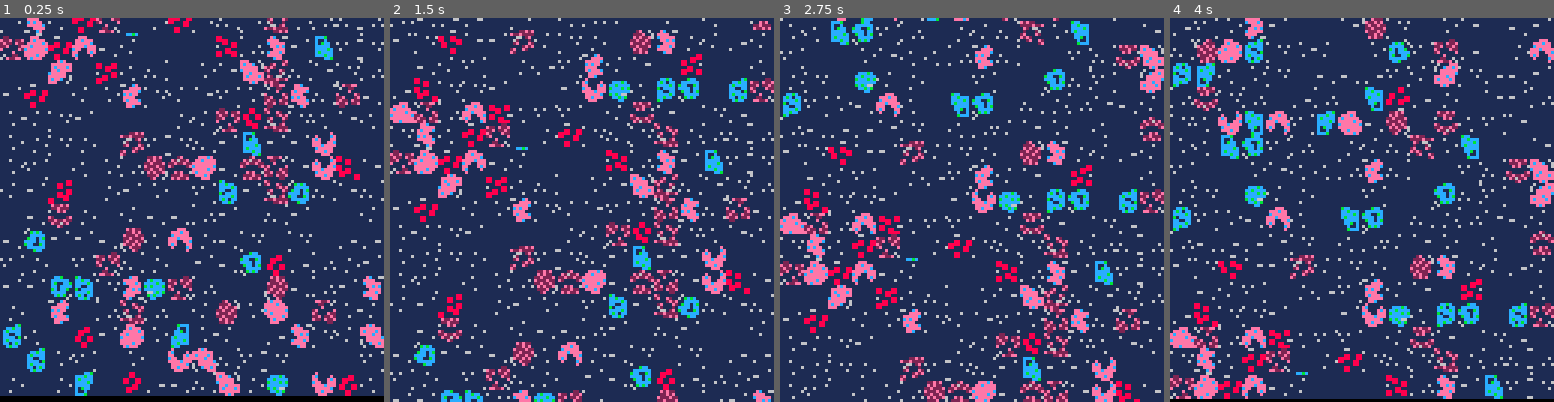
Above: before the commit, frames 1-4 (left to right).
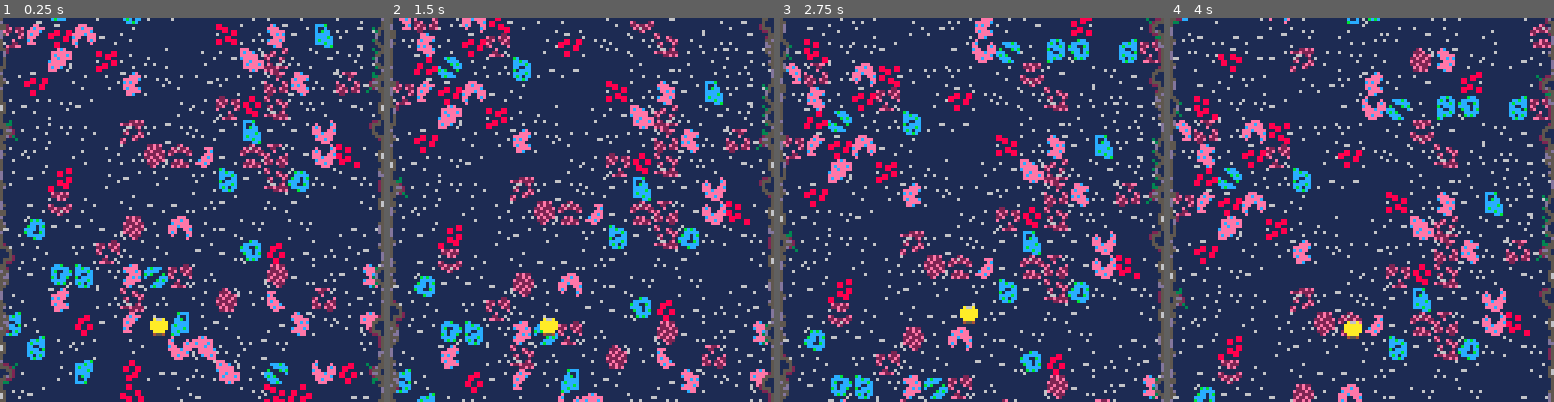
Above: after the commit, the same moments.

Repository: Mister-Oatbread/pico8_drg_game
Game: PICO-8 cartridge drg.p8
Same seed, same stepped clock (60 frames per second), same inputs: the game is played once before the commit and once after it.
Inputs:
- Up to frame 1 (0.25 s): no input
- Up to frame 2 (1.5 s): tap X (X key) at 0.33, 1.07 s; tap O (Z key) at 0.7 s
- Up to frame 3 (2.75 s): hold Right 1.6-2.1 s; tap O (Z key) at 1.7, 2.1, 2.5 s; tap X (X key) at 1.85 s; hold Up 2.15-2.42 s; hold Right from 2.47 s (still down)
- Up to frame 4 (4 s): tap O (Z key) at 2.9, 3.3, 3.7 s; tap X (X key) at 2.97 s; release Right at 3.03 s; hold Left 3.08-3.58 s; hold Down 3.63-3.97 s

The runs differ from the first frame. In frame 1, 31% of the frame differs, in the area x 0-100%, y 0-100%; in frame 2, 33%; in frame 3, 33%; in frame 4, 34%.

Commit message:
added walls, and collisions with walls seem to work

Diff:
--- a/drg.p8
+++ b/drg.p8
@@ -101,3 +101,6 @@
 
 
 
+__gff__
+0000000000000000000000000000000000000000000000000000000000000000000000000000000000000000000000000000000000000000000000000000000001010001010101010100000000010100010100010101010101000000000101000101000101010101010000000000000001010001010101010100000000000000
+0000000000000000000000000000000000000000000000000000000000000000000000000000000000000000000000000000000000000000000000000000000000000000000000000000000000000000000000000000000000000000000000000000000000000000000000000000000000000000000000000000000000000000
--- a/main.lua
+++ b/main.lua
@@ -1,15 +1,18 @@
 
 
 function _init()
-    initialize_map()
+    initialize_map();
+    initialize_player();
 end
 
 function _update()
     update_map();
+    move_player();
 end
 
 function _draw()
     cls();
     camera(101,101);
     draw_map();
+    draw_player();
 end
--- a/map.lua
+++ b/map.lua
@@ -23,6 +23,22 @@
     };
 end
 
+-- takes x,y coord and creates a random wall sprite with random x flip and
+-- according orientation for wall
+function _produce_wall_entity(x_coord, y_coord)
+    x_flip = x_coord > 140;
+    y_flip = rnd(2) < 1;
+
+    local sprite = wall_sprites[flr(rnd(#wall_sprites))+1];
+    return {
+        sprite=sprite,
+        x_coord=x_coord,
+        y_coord=y_coord,
+        x_flip=x_flip,
+        y_flip=y_flip,
+    };
+end
+
 -- initialize map
 function initialize_map()
     -- catalogue all sprites and infrastructure
@@ -35,23 +51,37 @@
         132,148,164,180,
         133,149,165,181,
     };
-    wall_sprites_left = {136,138,152,154,168,170,184,186};
-    wall_sprites_right = {137,139,153,155,169,171,185,187};
-
+    wall_sprites = {
+        136,138,152,154,168,170,184,186,
+        137,139,153,155,169,171,185,187,
+    };
     terrain = {};
     walls = {};
 
     camera_position = {x_coord=101, y_coord = 101};
 
     -- initialize terrain by looping over all positions and generating
+    -- random sprite
     local x_coord = 101;
     local y_coord = 91;
     while (x_coord < 228) do
         while (y_coord < 228) do
             add(terrain,_produce_map_entity(x_coord,y_coord));
-            y_coord = y_coord + 8;
+            y_coord += 8;
         end
-        x_coord = x_coord + 8;
+        x_coord += 8;
+        y_coord = 91;
+    end
+
+    -- initialize walls with random sprite
+    x_coord = 101;
+    y_coord = 91;
+    while (x_coord < 228) do
+        while (y_coord < 228) do
+            add(walls, _produce_wall_entity(x_coord, y_coord));
+            y_coord += 8
+        end
+        x_coord += 120;
         y_coord = 91;
     end
 end
@@ -59,9 +89,15 @@
 -- slides the floor one frame to the bottom, and realigns the floor if needed
 function update_map()
     for i=1,#terrain do
-        terrain[i].y_coord = terrain[i].y_coord+1;
-        if (terrain[i].y_coord >= 227) then
+        terrain[i].y_coord += 1;
+        if (terrain[i].y_coord >= 235) then
             terrain[i] = _produce_map_entity(terrain[i].x_coord,91);
+        end
+    end
+    for i=1,#walls do
+        walls[i].y_coord += 1;
+        if (walls[i].y_coord >= 235) then
+            walls[i] = _produce_wall_entity(walls[i].x_coord,91);
         end
     end
 end
@@ -81,4 +117,12 @@
         y_flip = terrain[i].y_flip;
         spr(sprite,x_coord,y_coord,1,1,x_flip,y_flip);
     end
+    for i=1,#walls do
+        sprite = walls[i].sprite;
+        x_coord = walls[i].x_coord;
+        y_coord = walls[i].y_coord;
+        x_flip = walls[i].x_flip;
+        y_flip = walls[i].y_flip;
+        spr(sprite,x_coord,y_coord,1,1,x_flip,y_flip);
+    end
 end
--- a/player.lua
+++ b/player.lua
@@ -0,0 +1,125 @@
+
+
+-- this file contains the logic for the player character
+
+--
+function initialize_player()
+    player_sprites = {
+        standing = 49,
+        moving = {
+            up = 51,
+            right = 51,
+        },
+    };
+    player = {
+        is_moving = false,
+        is_shooting = false,
+        is_drilling = false,
+        is_moving = {
+            up = false,
+            down = false,
+            left = false,
+            right = false,
+        },
+        x_pos = 150,
+        y_pos = 200,
+        collision_points = {},
+        has_collision = {
+            left=false,
+            right=false,
+            top=false,
+        };
+    };
+end
+
+-- checks inputs and writes them to the state of the player
+function _get_input()
+    player.is_moving.up = btn(2);
+    player.is_moving.down = btn(3);
+    player.is_moving.left = btn(0);
+    player.is_moving.right = btn(1);
+    player.is_shooting = btn(4);
+    player.is_drilling = btn(5);
+end
+
+-- checks whether the terrain colors are intercepting
+function _find_terrain_collision()
+    local point;
+    local color;
+    player.has_collision.left = false;
+    player.has_collision.right = false;
+    player.has_collision.top = false;
+    for i=1,#player.collision_points.left do
+        point = player.collision_points.left[i];
+        color = pget(point.x,point.y);
+        if (color==5 or color==13) then
+            player.has_collision.left=true;
+            break;
+        end
+    end
+    for i=1,#player.collision_points.right do
+        point = player.collision_points.right[i];
+        color = pget(point.x,point.y);
+        if (color==5 or color==13) then
+            player.has_collision.right=true;
+            break;
+        end
+    end
+    for i=1,#player.collision_points.top do
+        point = player.collision_points.top[i];
+        color = pget(point.x,point.y);
+        if (color==5 or color==13) then
+            player.has_collision.top=true;
+            break;
+        end
+    end
+    flip();
+end
+
+-- handles moving the player around
+function move_player()
+    _get_input();
+    _update_player_collision_points();
+    _find_terrain_collision();
+    if player.is_moving.up and not player.has_collision.top then
+        player.y_pos -= 1 end;
+    if player.is_moving.down then
+        player.y_pos += 1 end;
+    if player.is_moving.left and not player.has_collision.left then
+        player.x_pos -= 1 end;
+    if player.is_moving.right and not player.has_collision.right then
+        player.x_pos += 1 end;
+    if player.has_collision.top then
+        player.y_pos += 1 end;
+end
+
+-- this function calculates the player collision points
+function _update_player_collision_points();
+    player.collision_points = {left={},right={},top={}};
+
+    -- left flank
+    for y=player.y_pos,player.y_pos+7 do
+        add(player.collision_points.left, {x=player.x_pos-1,y=y});
+    end
+    -- right flank
+    for y=player.y_pos,player.y_pos+7 do
+        add(player.collision_points.right, {x=player.x_pos+8,y=y});
+    end
+    -- top flank
+    for x=player.x_pos,player.x_pos+7 do
+        add(player.collision_points.top, {x=x,y=player.y_pos-1});
+    end
+end
+
+-- draws player based on current state
+function draw_player()
+    if player.is_shooting then sprite=51 else sprite=49 end;
+    spr(
+        sprite,
+        player.x_pos,
+        player.y_pos,
+        1,1,
+        false,
+        false
+    );
+end
Not shown, changed: 96 lines of the sprite sheet (__gfx__) section of drg.p8
